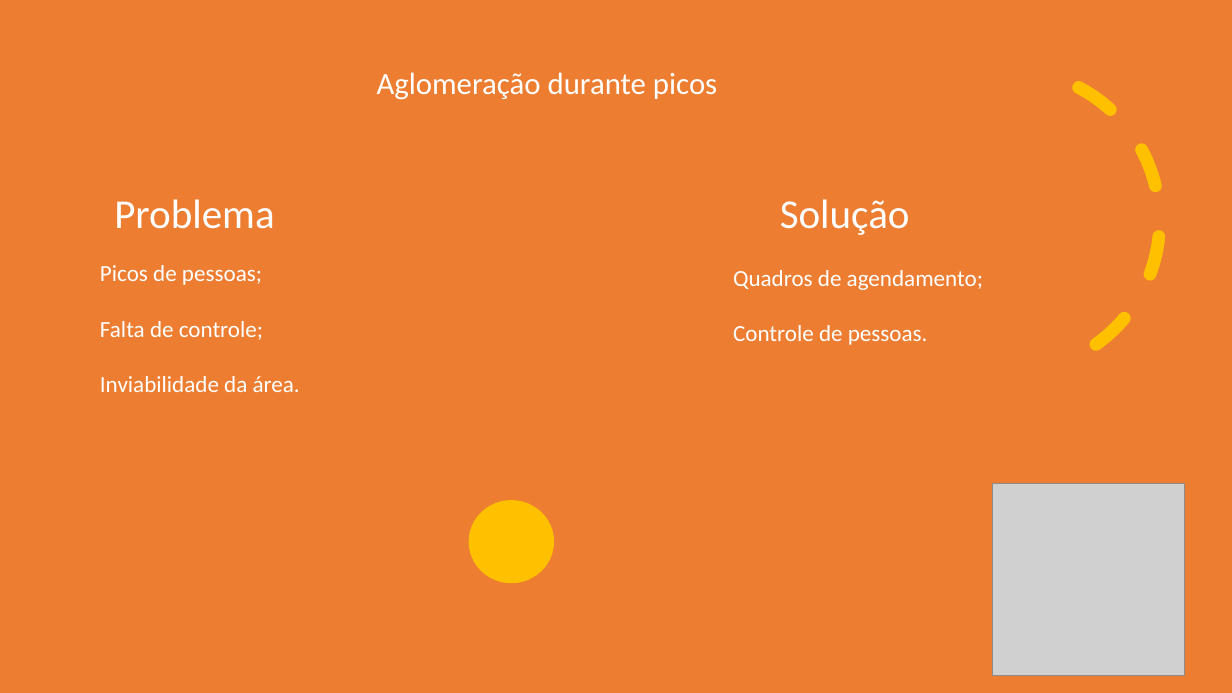
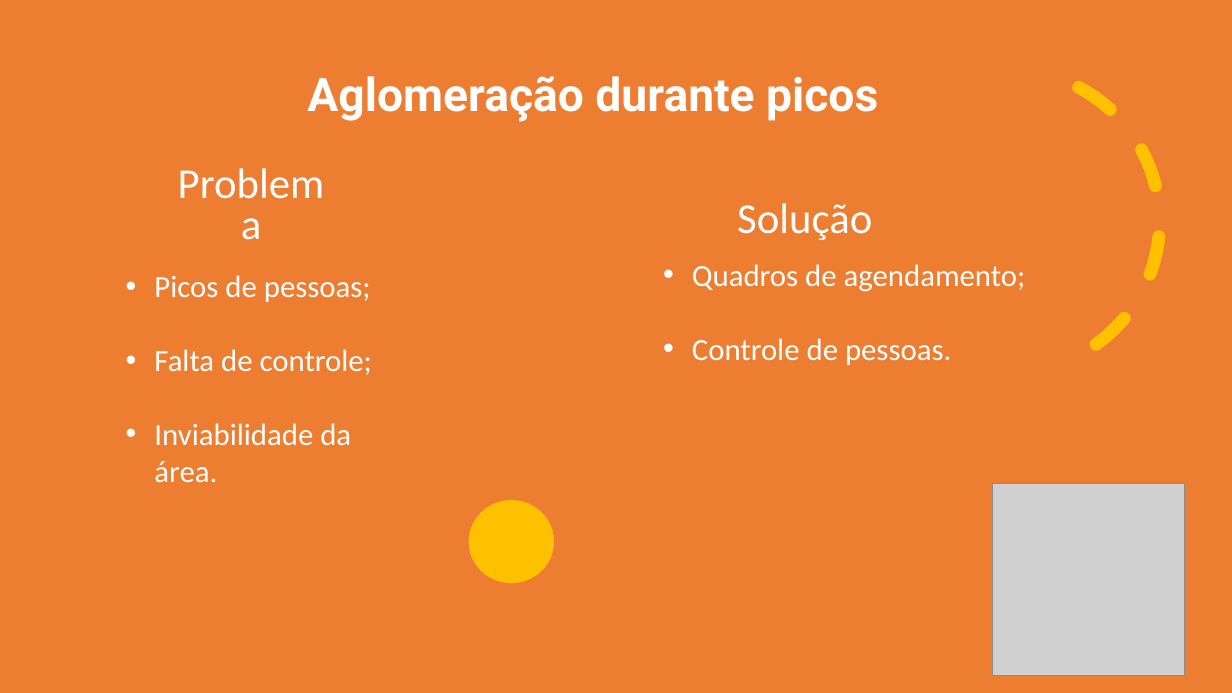
Before and after one commit to julialima1999/Limpeza_organiza-o, a slide deck: slide 11 of Apresentação/Limpeza e Organização_sugestao.pptx. Drawn at 1232x693 pixels with LibreOffice and Linux fonts; fonts in the diff are those of the drawing; grey boxes stand for pictures. Boxes give left, top, right and bottom in pixels: in the first picture for what was removed or moved away, otherwise in the second. Text is boxed around its words. In the diff, an @@ line names an element or a change of style, - is before the commit and + after.

```diff
--- a/Apresentação/Limpeza e Organização_sugestao.pptx
+++ b/Apresentação/Limpeza e Organização_sugestao.pptx
@@ text "Aglomeração durante picos": place and size @@
-text "Aglomeração durante picos" at [377,72,717,100]
+text "Aglomeração durante picos" at [307,76,878,122]
@@ text "Aglomeração durante picos" at [307,76,878,122]: size 24 to 36 pt, font Calibri to Roboto, bold on @@
@@ text "Problema": place and size @@
-text "Problema" at [114,199,274,229]
+text "Problema" at [159,198,343,252]
@@ text "Problema" at [159,198,343,252]: size 32 to 33.3 pt; line spacing 0.9 to 0.8 @@
@@ text "Solução" at [737,203,872,240]: size 32 to 33.3 pt; line spacing 0.9 to 0.8 @@
@@ text "Solução": place and size @@
-text "Solução" at [780,199,910,235]
+text "Solução" at [737,203,872,240]
@@ text "Picos de pessoas;" at [154,275,372,483]: size 18 to 24 pt; bullet none to • @@
@@ text "Picos de pessoas;": place and size @@
-text "Picos de pessoas;" at [100,265,300,392]
+text "Picos de pessoas;" at [154,275,372,483]
@@ text "Quadros de agendamento;": place and size @@
-text "Quadros de agendamento;" at [733,270,983,345]
+text "Quadros de agendamento;" at [692,264,1026,365]
@@ text "Quadros de agendamento;" at [692,264,1026,365]: size 18 to 24 pt; bullet none to • @@
```
Also in this commit, not shown: 7 other slides changed.
